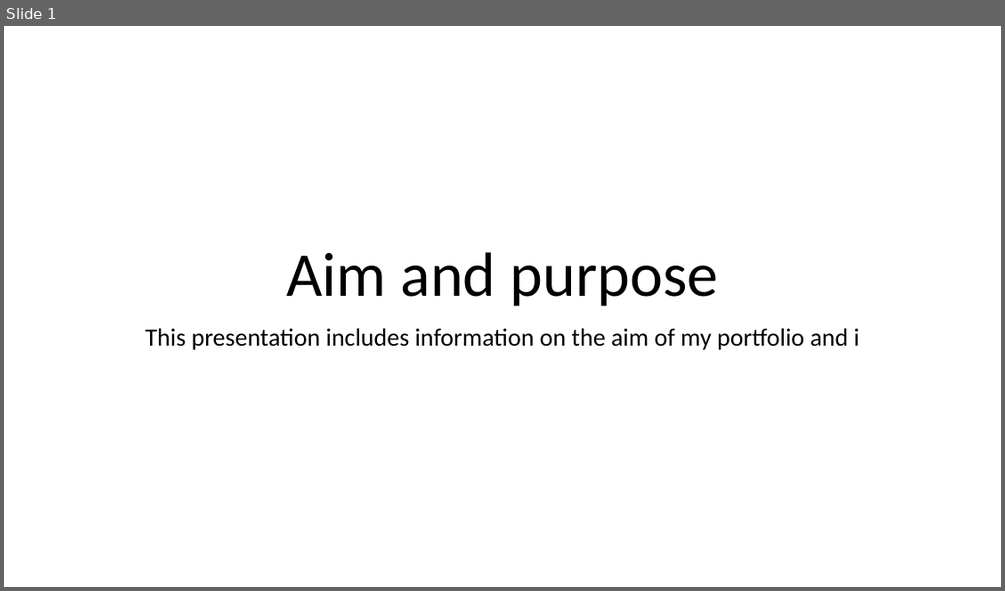
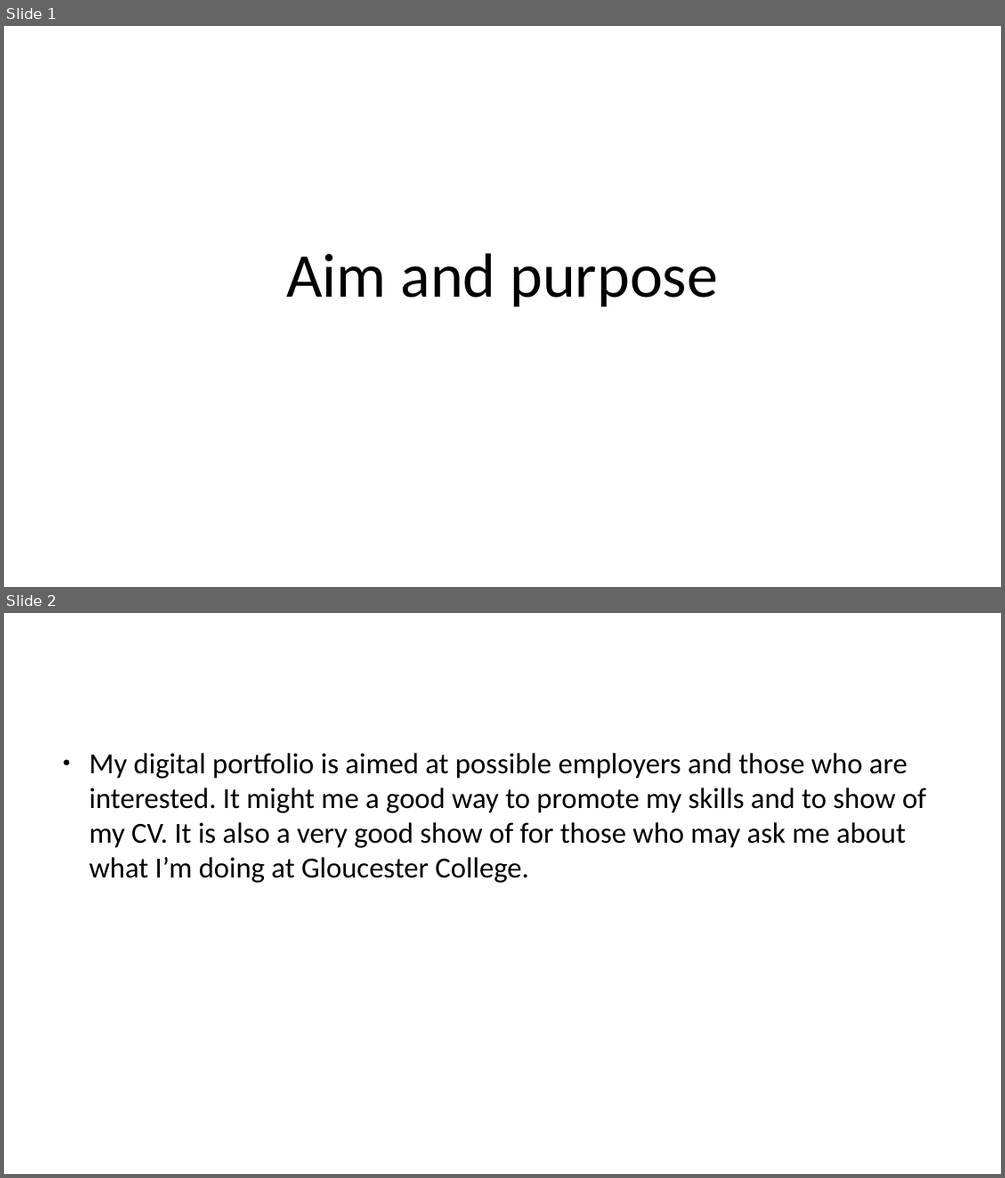
Before and after one commit to macodo/Unit3, a slide deck: Unit 3/Aim and purpose.pptx. Shown one above the other, each under a label of ours: slide 1 before the commit, slides 1 and 2 after it. The pictures are 1005x591 and 1005x1178 pixels, drawn with LibreOffice and Linux fonts; fonts in the diff are those of the drawing. Boxes give left, top, right and bottom in pixels: in the first picture for what was removed or moved away, otherwise in the second. Text is boxed around its words. In the diff, an @@ line names an element or a change of style, - is before the commit and + after.

```diff
--- a/Unit 3/Aim and purpose.pptx
+++ b/Unit 3/Aim and purpose.pptx
@@ slide 2 added at [4,613,1001,1174], background #FFFFFF @@
@@ text added at [89,753,926,883], 28 pt, text #000000 @@
+● My digital portfolio is aimed at possible employers and those who are interested. It might me a good way to promote my skills and to show of my CV. It is also a very good show of for those who may ask me about what I’m doing at Gloucester College.
@@ slide 1 changed as well @@
@@ subtitle removed at [146,328,859,350] @@
-This presentation includes information on the aim of my portfolio and i
```
Also in this commit, not shown: 5 other files.
